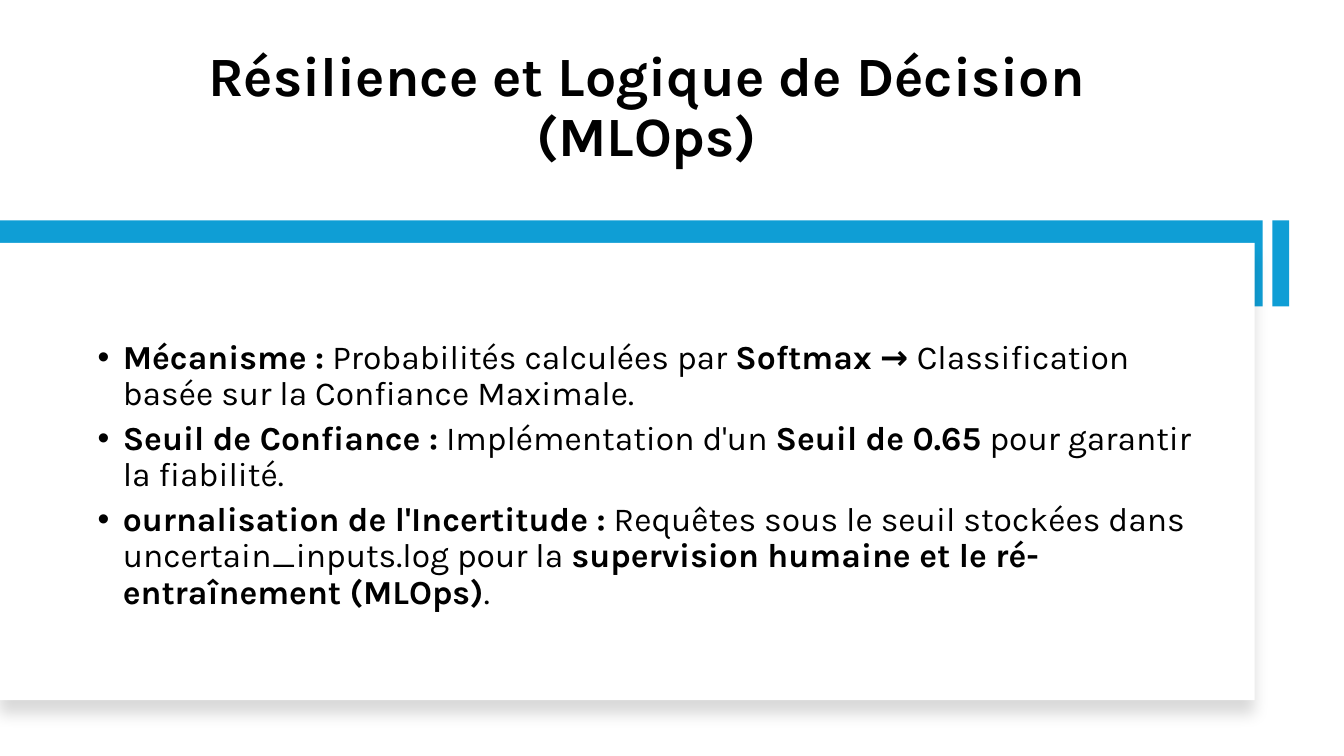
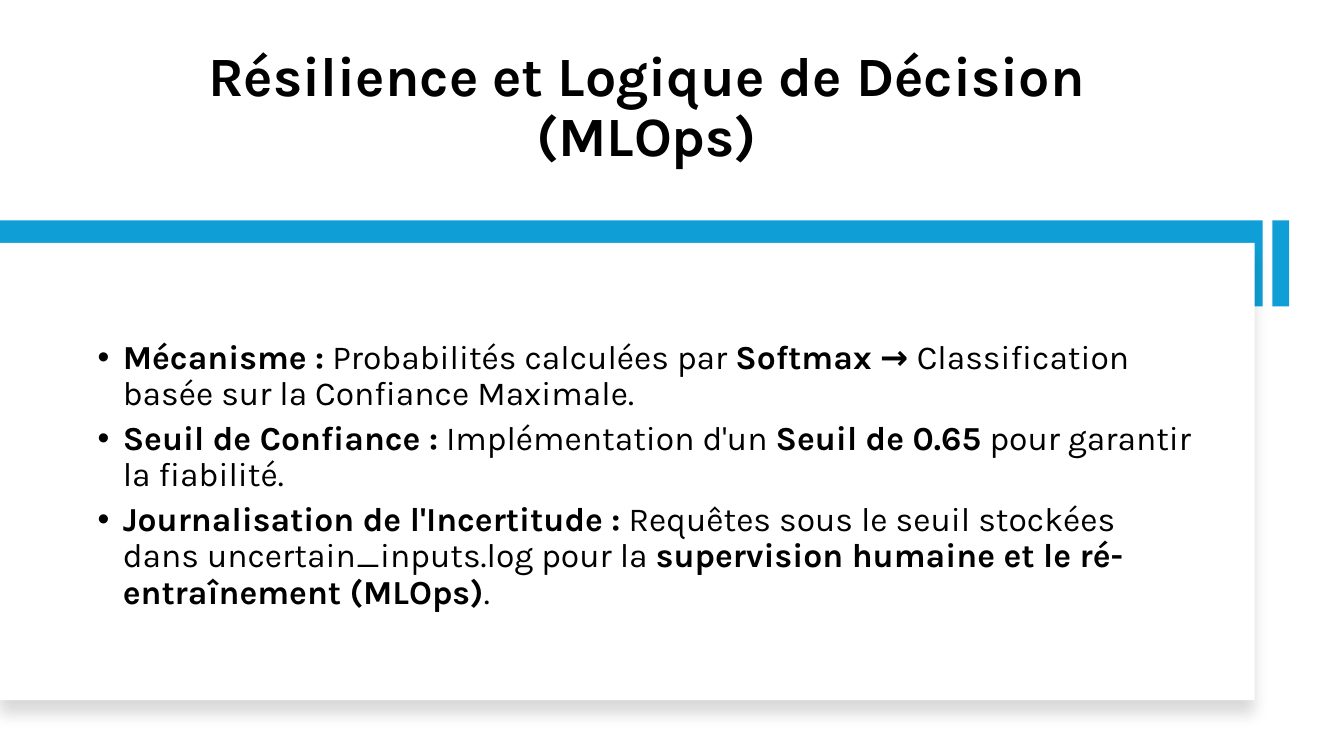
Before and after one commit to Poincare008/Capstone-Chatbot-Intelligent, a slide deck: slide 17 of presentation MedBot.pptx. Drawn at 1344x756 pixels with LibreOffice and Linux fonts; fonts in the diff are those of the drawing. Boxes give left, top, right and bottom in pixels: in the first picture for what was removed or moved away, otherwise in the second. Text is boxed around its words. In the diff, an @@ line names an element or a change of style, - is before the commit and + after.

```diff
--- a/presentation MedBot.pptx
+++ b/presentation MedBot.pptx
@@ text at box(123, 505, 1124, 612): text changed @@
-• ournalisation de l'Incertitude : Requêtes sous le seuil stockées dans uncertain_inputs.log pour la supervision humaine et le ré-entraînement (MLOps).
+• Journalisation de l'Incertitude : Requêtes sous le seuil stockées dans uncertain_inputs.log pour la supervision humaine et le ré-entraînement (MLOps).
```
Also in this commit, not shown: 4 other slides changed, 3 slides removed, 6 other files.
